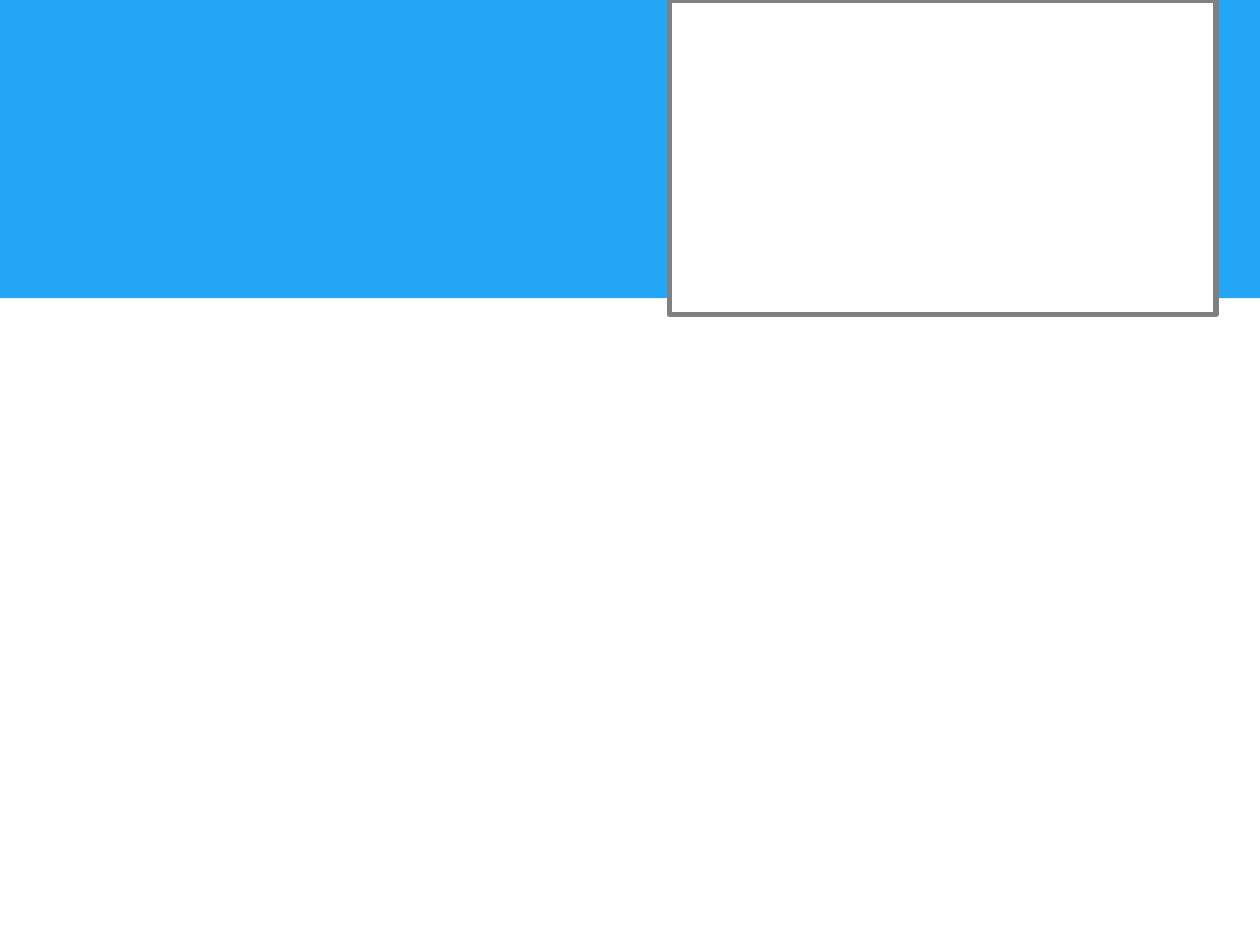
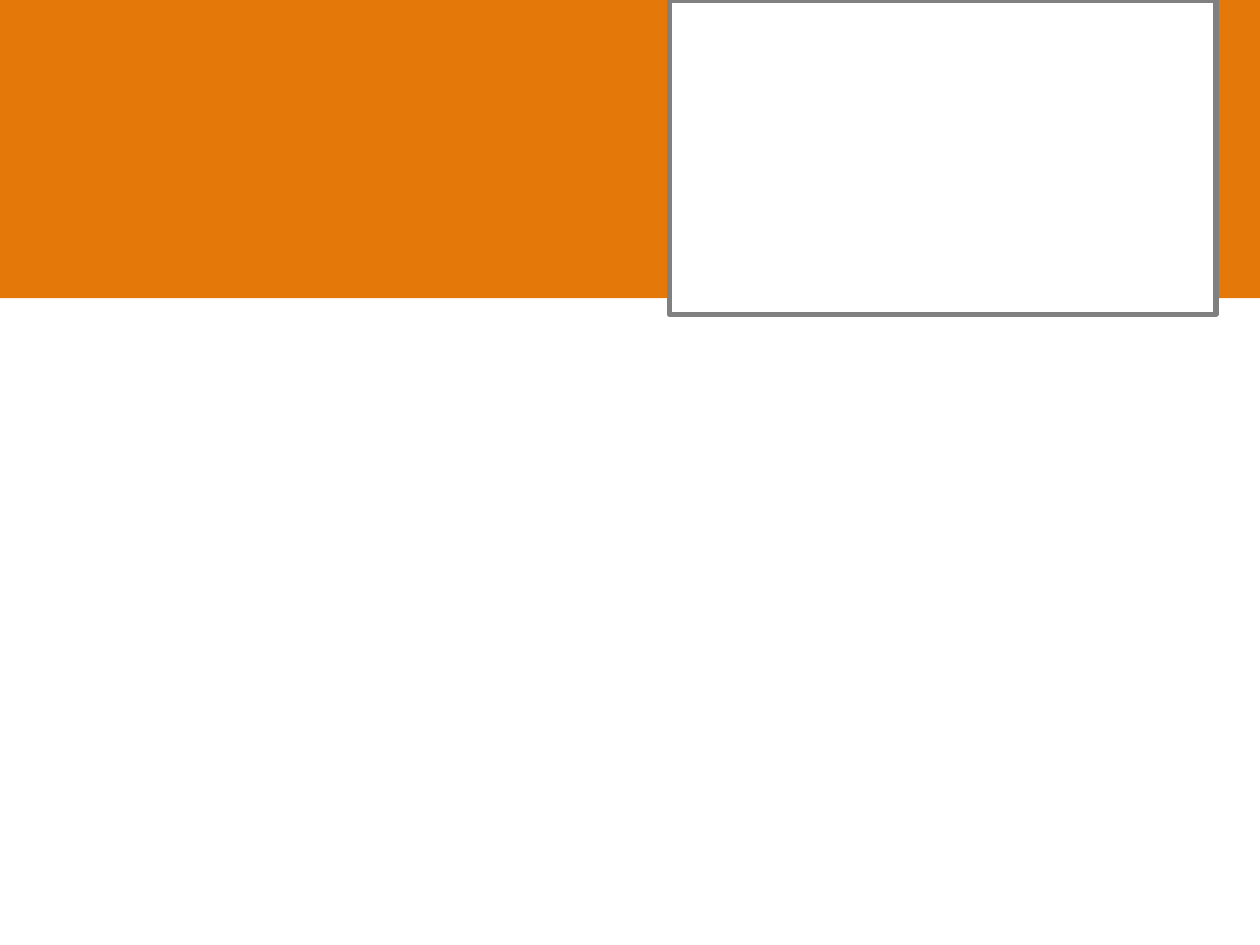
Before and after one commit to asRodelgo/reportGenerator360, a slide deck: slide 2 of templates/Powerpoint_styles.pptx. Drawn at 1260x945 pixels with LibreOffice and Linux fonts; fonts in the diff are those of the drawing. Boxes give left, top, right and bottom in pixels: in the first picture for what was removed or moved away, otherwise in the second. Text is boxed around its words. In the diff, an @@ line names an element or a change of style, - is before the commit and + after.

```diff
--- a/templates/Powerpoint_styles.pptx
+++ b/templates/Powerpoint_styles.pptx
@@ rectangle at bbox=[0, 0, 1260, 299]: fill #22A6F5 to #E4790A @@
```
Also in this commit, not shown: 1 other slide changed, 5 other files.
